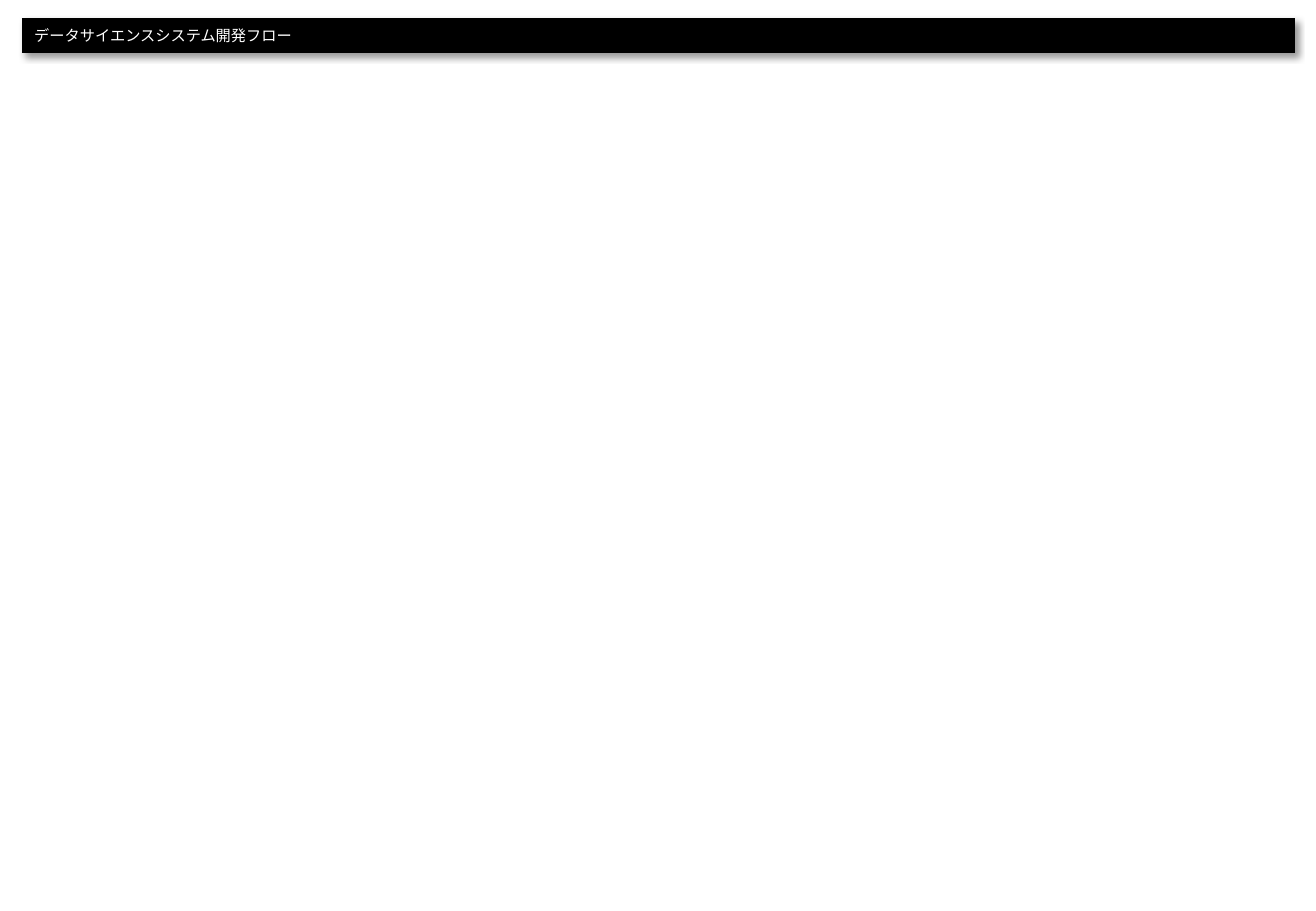
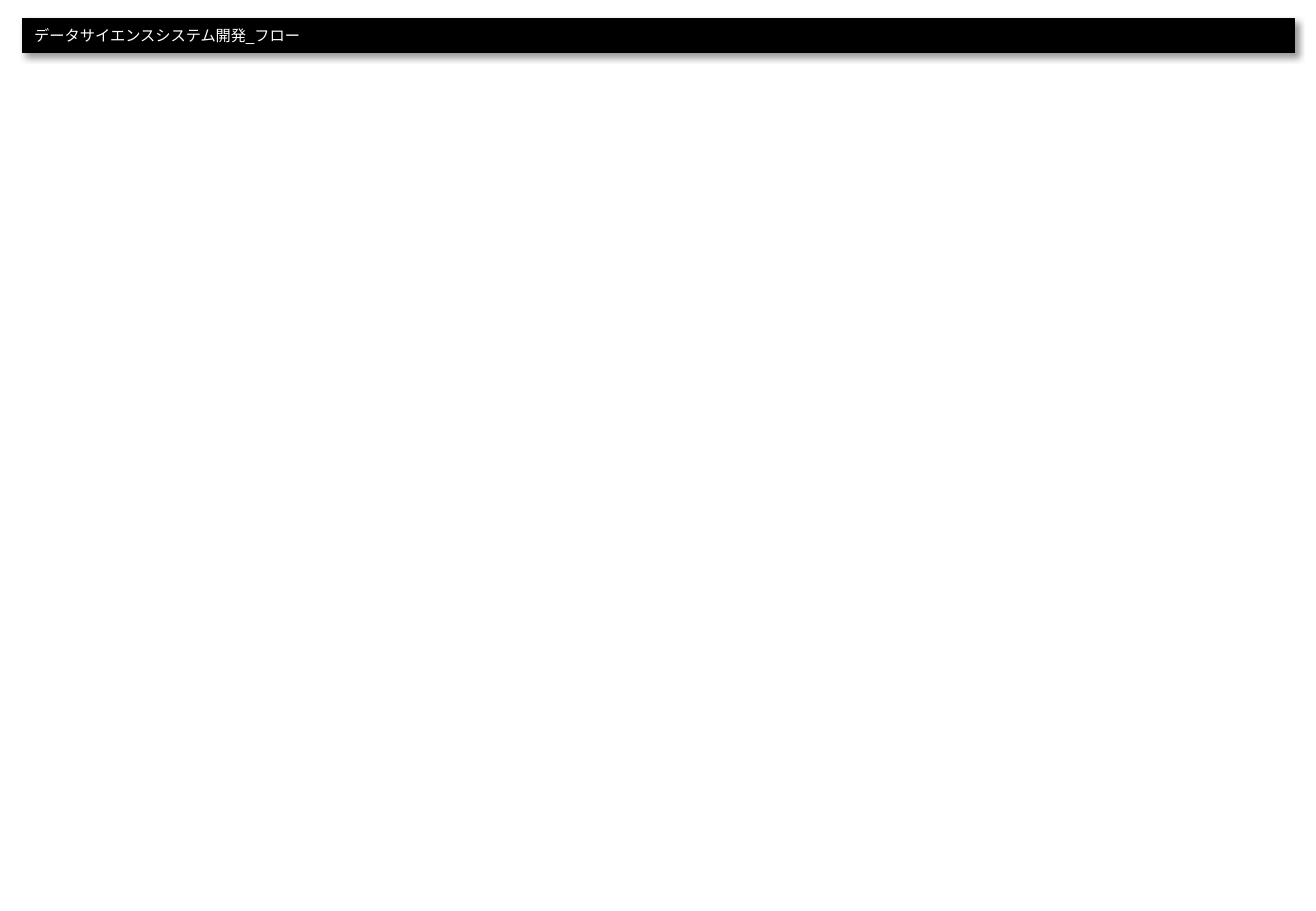
Before and after one commit to urayukitaka/Dev_process_paper, a slide deck: slide 1 of AI_sysytem_dev_process_study.pptx. Drawn at 1316x911 pixels with LibreOffice and Linux fonts; fonts in the diff are those of the drawing. Boxes give left, top, right and bottom in pixels: in the first picture for what was removed or moved away, otherwise in the second. Text is boxed around its words. In the diff, an @@ line names an element or a change of style, - is before the commit and + after.

```diff
--- a/AI_sysytem_dev_process_study.pptx
+++ b/AI_sysytem_dev_process_study.pptx
@@ table at [22, 18, 1294, 49] @@
-row 1, column 1: データサイエンスシステム開発フロー
+row 1, column 1: データサイエンスシステム開発_フロー
```
Also in this commit, not shown: 8 other slides changed, 4 slides added, 2 slides removed.
